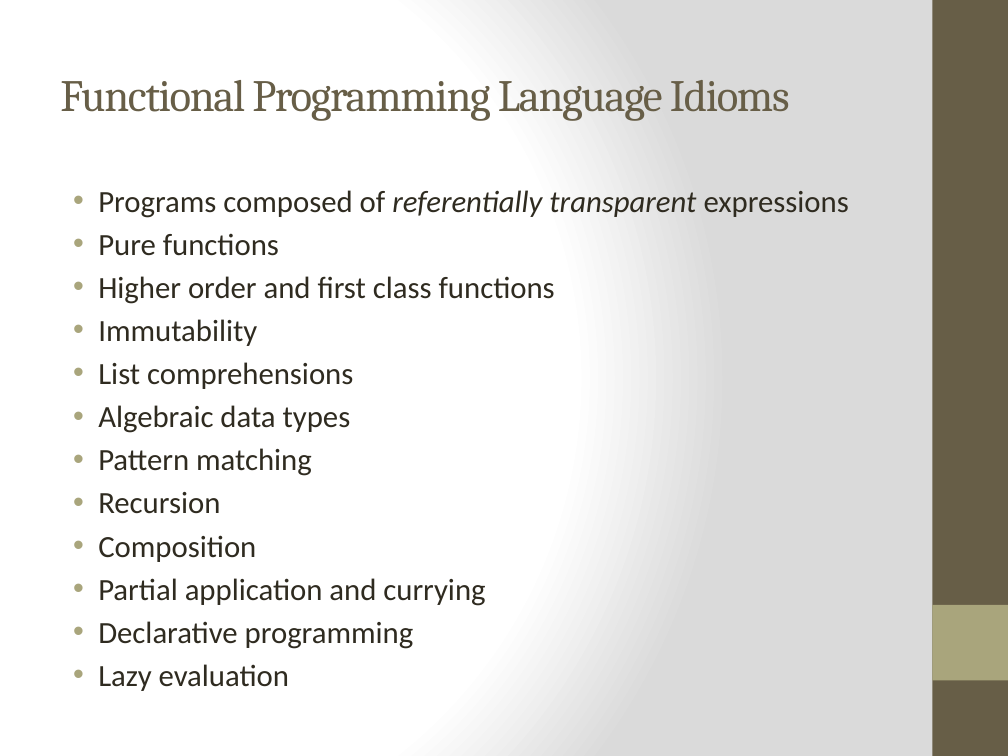
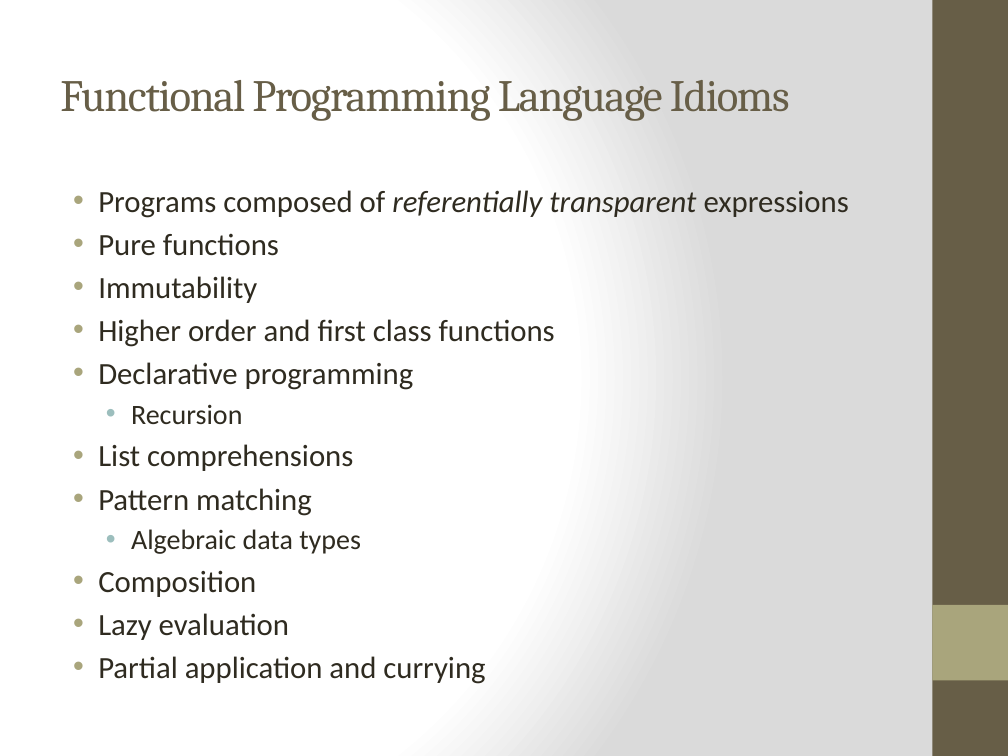
Before and after one commit to bjhartin/FoundationsOfFunctionalProgramming, a slide deck: slide 10 of FoundationsOfFunctionalProgramming.pptx. Drawn at 1008x756 pixels with LibreOffice and Linux fonts; fonts in the diff are those of the drawing. Boxes give left, top, right and bottom in pixels: in the first picture for what was removed or moved away, otherwise in the second. Text is boxed around its words. In the diff, an @@ line names an element or a change of style, - is before the commit and + after.

```diff
--- a/FoundationsOfFunctionalProgramming.pptx
+++ b/FoundationsOfFunctionalProgramming.pptx
@@ text at (x1=98, y1=276, x2=257, y2=303): paragraph added @@
+• Immutability
@@ text at (x1=98, y1=362, x2=414, y2=424): text changed @@
-• Immutability
+• Declarative programming
+  • Recursion
@@ text at (x1=98, y1=448, x2=312, y2=514): paragraphs removed @@
-• Pattern matching
-• Recursion
@@ text at (x1=98, y1=488, x2=312, y2=516): paragraph added @@
+• Pattern matching
@@ text at (x1=131, y1=529, x2=361, y2=554): size 22 to 20 pt in "Algebraic data types"; list level 1 to 2 in "Algebraic data types"; bullet colour #A9A57C to #9CBEBD @@
@@ text at (x1=98, y1=613, x2=289, y2=640): paragraph added @@
+• Lazy evaluation
@@ text at (x1=98, y1=621, x2=414, y2=691): paragraphs removed @@
-• Declarative programming
-• Lazy evaluation
```
Also in this commit, not shown: 9 other slides changed, 8 slides added, 1 other file.
